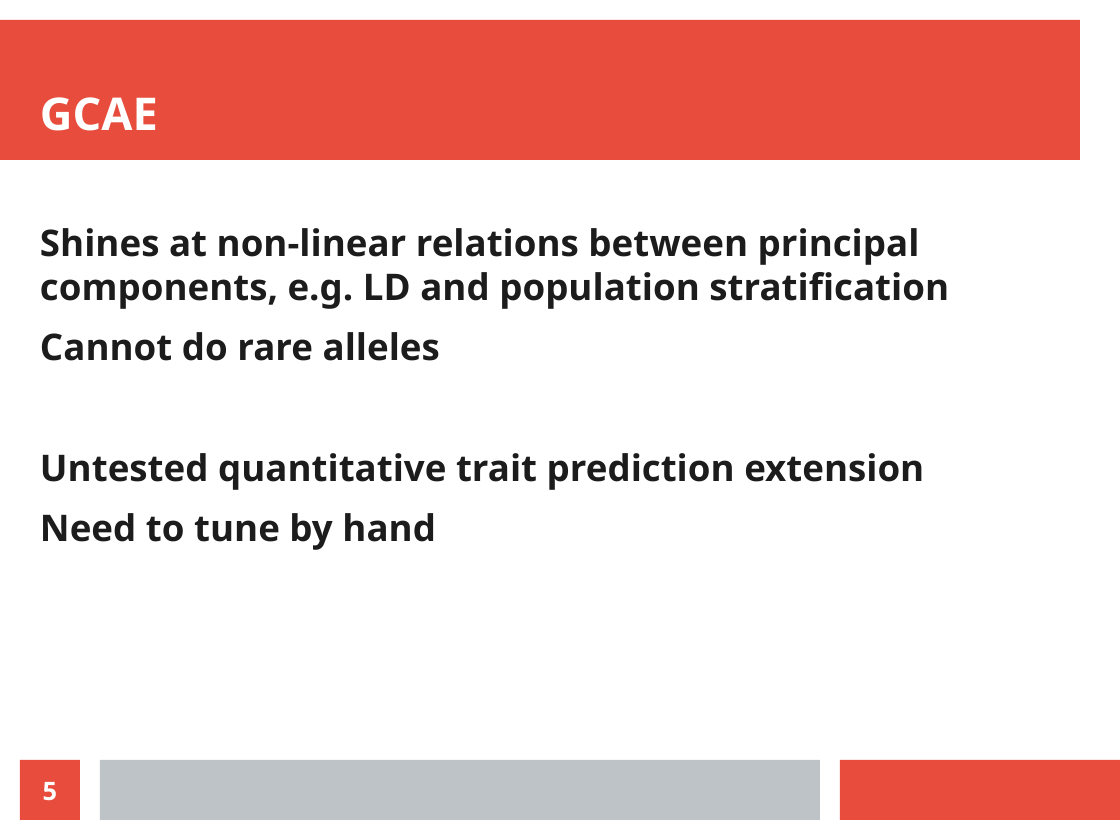
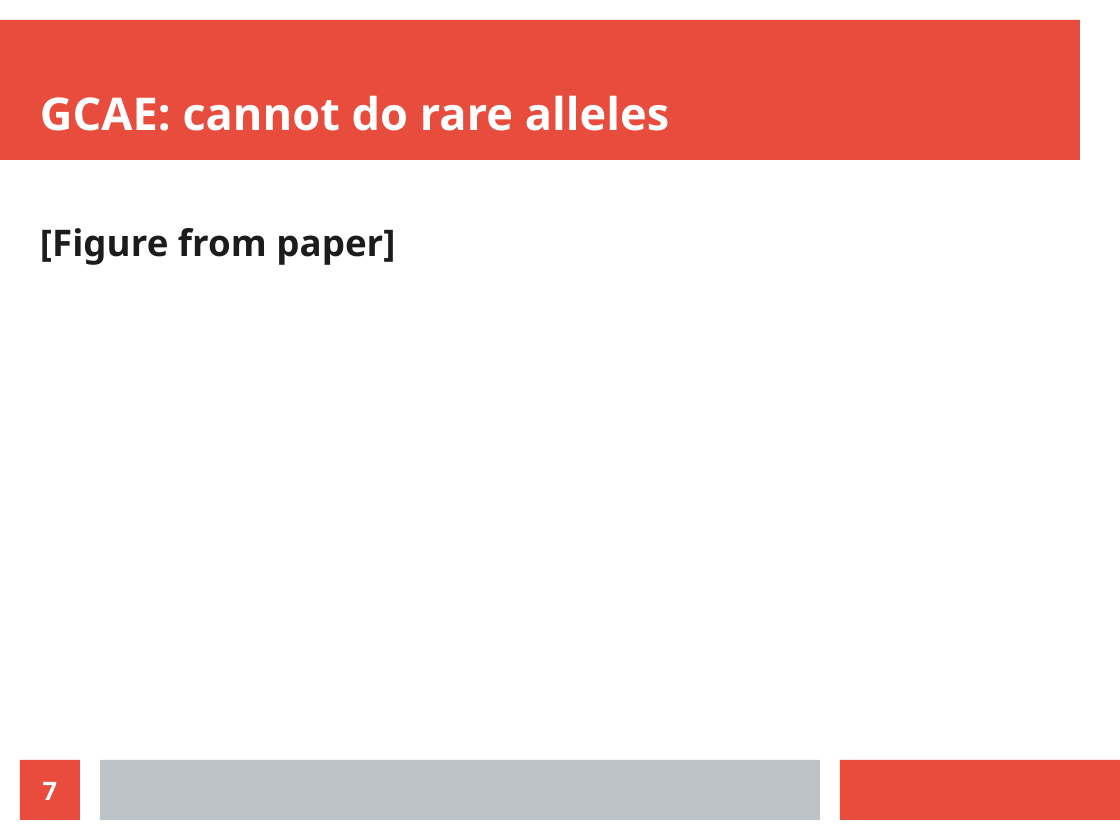
Before and after one commit to richelbilderbeek/science_presentation_20220305, a slide deck: slide 7 of science_presentation_20220305.odp (slide 5 before the commit). Drawn at 1120x840 pixels with LibreOffice and Linux fonts; fonts in the diff are those of the drawing. Boxes give left, top, right and bottom in pixels: in the first picture for what was removed or moved away, otherwise in the second. Text is boxed around its words. In the diff, an @@ line names an element or a change of style, - is before the commit and + after.

```diff
--- a/science_presentation_20220305.odp
+++ b/science_presentation_20220305.odp
@@ title at (40,95,669,131): text changed @@
-GCAE
+GCAE: cannot do rare alleles
@@ text at (40,228,395,265): text changed @@
-Shines at non-linear relations between principal components, e.g. LD and population stratification
-Cannot do rare alleles
-Untested quantitative trait prediction extension
-Need to tune by hand
+[Figure from paper]
@@ page number at (43,782,58,800): text changed @@
-5
+7
```
Also in this commit, not shown: 5 other slides changed, 8 slides added, 2 slides removed, 4 other files.
